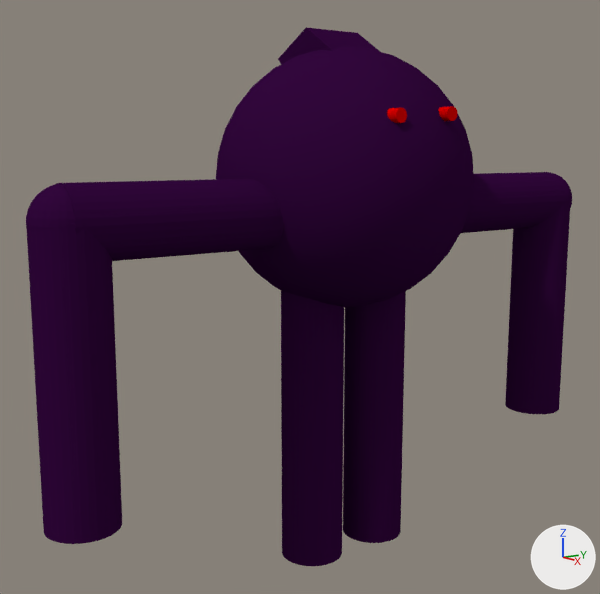
An edit to the Blender file justin/Enemy1.blend, drawn before and after from the same camera.
Both versions are drawn from a 50 mm lens placed at (5.16, -5.24, 4.92), pointed at (-0.19, -1.43, 3.77). Every picture has the same lights, and +X, +Y and +Z are marked at lower right.

Script lines for the objects in view, before the commit:
```python
ob_cube = bpy.data.objects.new('Cube', me_cube_002)
ob_cube.location = (-0.158, -1.163, 5.638)
ob_cube.rotation_euler = (0.0, 0.785, 0.0)  # degrees (0, 45, 0)
ob_cube.scale = (0.25, 0.25, 0.25)
ob_cylinder = bpy.data.objects.new('Cylinder', me_cylinder)
ob_cylinder.location = (0.172, 0.106, 4.478)
ob_cylinder.rotation_euler = (1.571, 0.0, 0.0)  # degrees (90, 0, 0)
ob_cylinder.scale = (0.25, 0.25, 1.0)
ob_cylinder_001 = bpy.data.objects.new('Cylinder.001', me_cylinder_001)
ob_cylinder_001.location = (0.172, 1.058, 3.495)
ob_cylinder_001.scale = (0.25, 0.25, 1.0)
ob_cylinder_002 = bpy.data.objects.new('Cylinder.002', me_cylinder_002)
ob_cylinder_002.location = (0.172, -2.479, 4.478)
ob_cylinder_002.rotation_euler = (1.571, 0.0, 0.0)  # degrees (90, 0, 0)
ob_cylinder_002.scale = (0.25, 0.25, 1.0)
ob_cylinder_003 = bpy.data.objects.new('Cylinder.003', me_cylinder_003)
ob_cylinder_003.location = (0.172, -3.429, 3.495)
ob_cylinder_003.scale = (0.25, 0.25, 1.0)
ob_cylinder_006 = bpy.data.objects.new('Cylinder.006', me_cylinder_008)
ob_cylinder_006.location = (-0.037, -1.413, 2.887)
ob_cylinder_006.scale = (0.25, 0.25, 1.25)
ob_cylinder_008 = bpy.data.objects.new('Cylinder.008', me_cylinder_009)
ob_cylinder_008.location = (0.001, -0.799, 2.926)
ob_cylinder_008.scale = (0.25, 0.25, 1.25)
ob_sphere_001 = bpy.data.objects.new('Sphere.001', me_sphere_001)
ob_sphere_001.location = (0.171, 1.084, 4.478)
ob_sphere_001.scale = (0.25, 0.25, 0.25)
ob_sphere_003 = bpy.data.objects.new('Sphere.003', me_sphere_003)
ob_sphere_003.location = (0.171, -3.431, 4.478)
ob_sphere_003.scale = (0.25, 0.25, 0.25)
# also in view: 'Sphere' at (0.0, -1.14, 4.7)
```
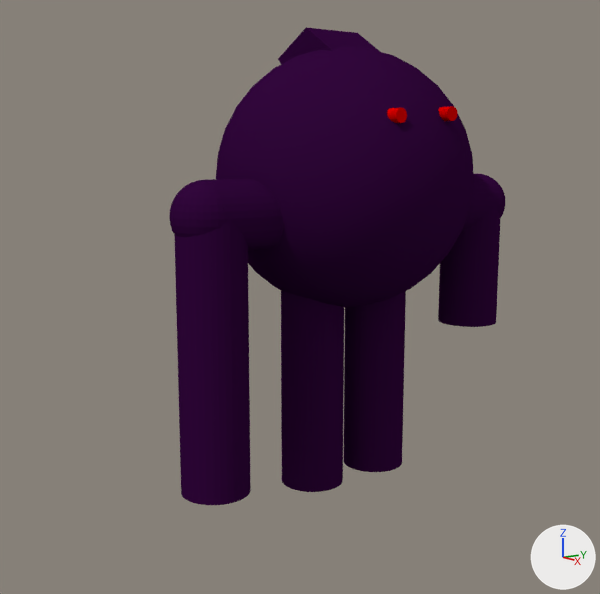
Pixel boxes (x1, y1, x2, y2) of what changed, in the pictures (600 x 594 px):
'Cylinder.003', moved
    before: (27, 224, 122, 544)
    after: (174, 216, 251, 505)
'Cylinder.006', moved
    before: (281, 290, 344, 566)
    after: (281, 290, 344, 492)
'Cylinder.001', moved, rescaled (44% shorter)
    before: (505, 199, 570, 414)
    after: (438, 208, 500, 327)
'Cylinder.002', moved, rescaled (68% narrower, 13% shorter)
    before: (56, 179, 283, 261)
    after: (210, 179, 283, 250)
'Cylinder.008', moved
    before: (343, 291, 406, 543)
    after: (344, 291, 406, 472)
'Cylinder', moved, rescaled
    before: (461, 172, 568, 233)
    after: (461, 174, 498, 232)
'Sphere.003', moved
    before: (26, 183, 75, 231)
    after: (169, 180, 224, 237)
'Sphere.001', moved
    before: (548, 172, 572, 208)
    after: (481, 174, 505, 218)

Patch to the scene script:
```diff
--- a/justin/Enemy1.blend.py
+++ b/justin/Enemy1.blend.py
@@ ob_cylinder_008 @@
 ob_cylinder_008 = bpy.data.objects.new('Cylinder.008', me_cylinder_009)
-ob_cylinder_008.location = (0.001, -0.799, 2.926)
+ob_cylinder_008.location = (0.001, -0.799, 3.553)
 ob_cylinder_008.scale = (0.25, 0.25, 1.25)
@@ ob_sphere_001 @@
 ob_sphere_001 = bpy.data.objects.new('Sphere.001', me_sphere_001)
-ob_sphere_001.location = (0.171, 1.084, 4.478)
+ob_sphere_001.location = (0.171, 0.175, 4.478)
 ob_sphere_001.scale = (0.25, 0.25, 0.25)
@@ ob_cylinder @@
 ob_cylinder = bpy.data.objects.new('Cylinder', me_cylinder)
-ob_cylinder.location = (0.172, 0.106, 4.478)
+ob_cylinder.location = (0.172, -0.079, 4.478)
 ob_cylinder.rotation_euler = (1.571, 0.0, 0.0)  # degrees (90, 0, 0)
-ob_cylinder.scale = (0.25, 0.25, 1.0)
+ob_cylinder.scale = (0.25, 0.25, 0.25)
@@ ob_cylinder_001 @@
 ob_cylinder_001 = bpy.data.objects.new('Cylinder.001', me_cylinder_001)
-ob_cylinder_001.location = (0.172, 1.058, 3.495)
-ob_cylinder_001.scale = (0.25, 0.25, 1.0)
+ob_cylinder_001.location = (0.172, 0.118, 3.946)
+ob_cylinder_001.scale = (0.25, 0.25, 0.5)
@@ ob_cylinder_002 @@
 ob_cylinder_002 = bpy.data.objects.new('Cylinder.002', me_cylinder_002)
-ob_cylinder_002.location = (0.172, -2.479, 4.478)
+ob_cylinder_002.location = (0.172, -2.221, 4.478)
 ob_cylinder_002.rotation_euler = (1.571, 0.0, 0.0)  # degrees (90, 0, 0)
-ob_cylinder_002.scale = (0.25, 0.25, 1.0)
+ob_cylinder_002.scale = (0.25, 0.25, 0.25)
@@ ob_sphere_003 @@
 ob_sphere_003 = bpy.data.objects.new('Sphere.003', me_sphere_003)
-ob_sphere_003.location = (0.171, -3.431, 4.478)
+ob_sphere_003.location = (0.171, -2.466, 4.478)
 ob_sphere_003.scale = (0.25, 0.25, 0.25)
@@ ob_cylinder_003 @@
 ob_cylinder_003 = bpy.data.objects.new('Cylinder.003', me_cylinder_003)
-ob_cylinder_003.location = (0.172, -3.429, 3.495)
+ob_cylinder_003.location = (0.172, -2.432, 3.495)
 ob_cylinder_003.scale = (0.25, 0.25, 1.0)
@@ ob_cylinder_006 @@
 ob_cylinder_006 = bpy.data.objects.new('Cylinder.006', me_cylinder_008)
-ob_cylinder_006.location = (-0.037, -1.413, 2.887)
+ob_cylinder_006.location = (-0.037, -1.413, 3.518)
 ob_cylinder_006.scale = (0.25, 0.25, 1.25)
```
